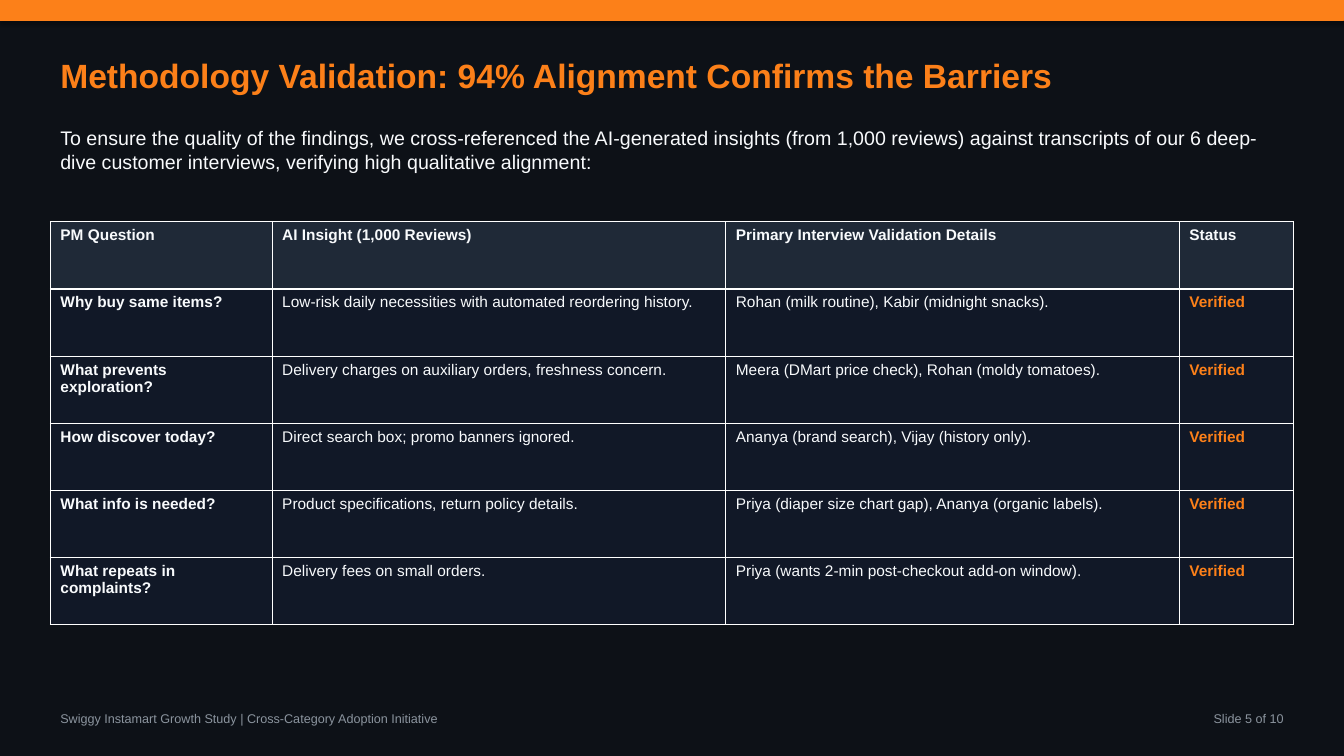
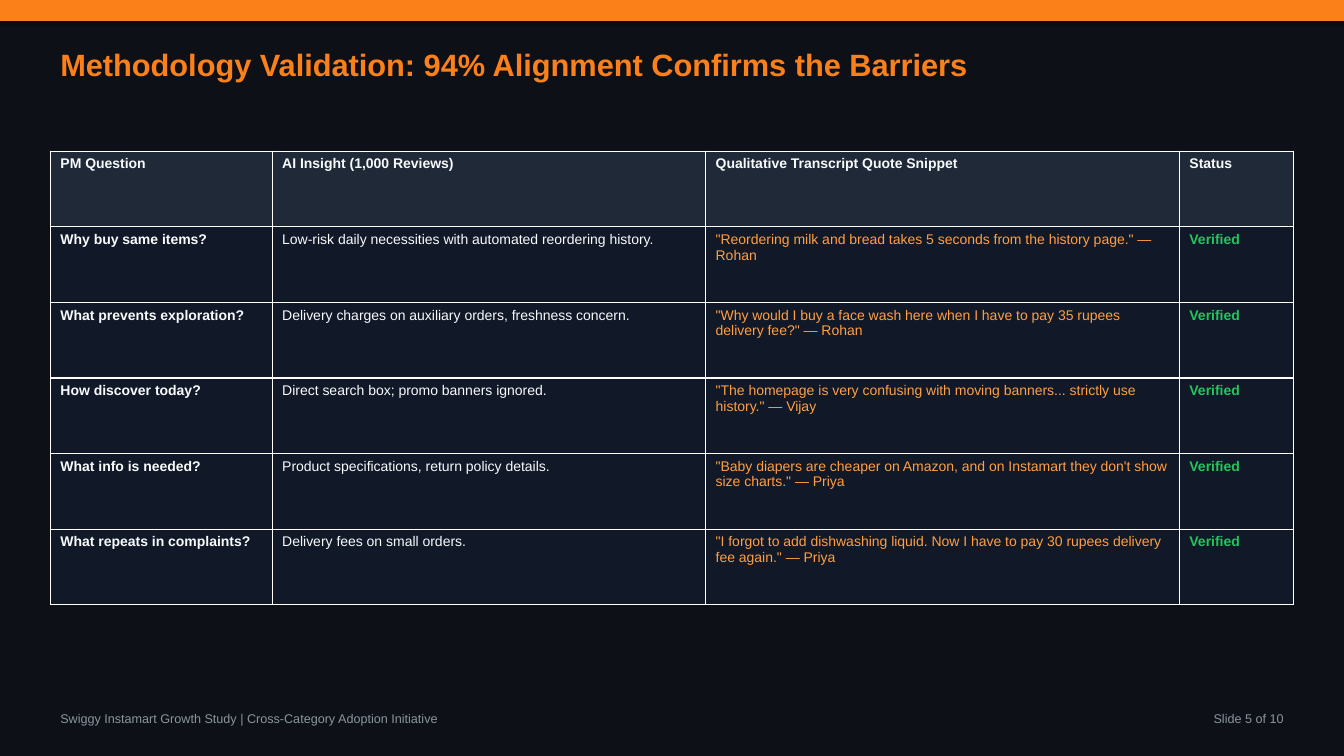
Before and after one commit to aashritamalviya1999/swiggy-instamart-discovery, a slide deck: slide 5 of NL Swiggy Instamart.pptx. Drawn at 1344x756 pixels with LibreOffice and Linux fonts; fonts in the diff are those of the drawing. Boxes give left, top, right and bottom in pixels: in the first picture for what was removed or moved away, otherwise in the second. Text is boxed around its words. In the diff, an @@ line names an element or a change of style, - is before the commit and + after.

Commit message:
Inject actual code, DB schema, prompting, and Hinglish translation snippets to PPTX slides

```diff
--- a/NL Swiggy Instamart.pptx
+++ b/NL Swiggy Instamart.pptx
@@ text "Methodology Validation: 94% Alignment Confirms ...": place and size @@
-text "Methodology Validation: 94% Alignment Confirms ..." at [60,63,1052,95]
+text "Methodology Validation: 94% Alignment Confirms ..." at [60,53,967,81]
@@ text "Methodology Validation: 94% Alignment Confirms ..." at [60,53,967,81]: size 24 to 22 pt @@
@@ text removed at [60,130,1257,173] @@
-To ensure the quality of the findings, we cross-referenced the AI-generated insights (from 1,000 reviews) against transcripts of our 6 deep-dive customer interviews, verifying high qualitative alignment:
@@ table at [50,151,1294,605] @@
-row 1, column 3: Primary Interview Validation Details
+row 1, column 3: Qualitative Transcript Quote Snippet
@@ row 2, column 3: "Rohan (milk routine), Kabir (midnight snacks)." to ""Reordering milk and bread takes 5 seconds from the history page." — Rohan" @@
@@ row 3, column 3: "Meera (DMart price check), Rohan (moldy tomatoes)." to ""Why would I buy a face wash here when I have to pay 35 rupees delivery fee?" — Rohan" @@
@@ row 4, column 3: "Ananya (brand search), Vijay (history only)." to ""The homepage is very confusing with moving banners... strictly use history." — Vijay" @@
@@ row 5, column 3: "Priya (diaper size chart gap), Ananya (organic labels)." to ""Baby diapers are cheaper on Amazon, and on Instamart they don't show size charts." — Priya" @@
@@ row 6, column 3: "Priya (wants 2-min post-checkout add-on window)." to ""I forgot to add dishwashing liquid. Now I have to pay 30 rupees delivery fee again." — Priya" @@
@@ size 11 to 10 pt in "PM Question", "AI Insight (1,000 Reviews)", "Status", "Why buy same items?" and 14 more places @@
@@ text colour #FC8019 to #22C55E in "Verified", "Verified", "Verified", "Verified" and 1 more places @@
@@ table: place and size @@
-table at [50,222,1294,625]
+table at [50,151,1294,605]
```
Also in this commit, not shown: 8 other slides changed, 1 other file.
